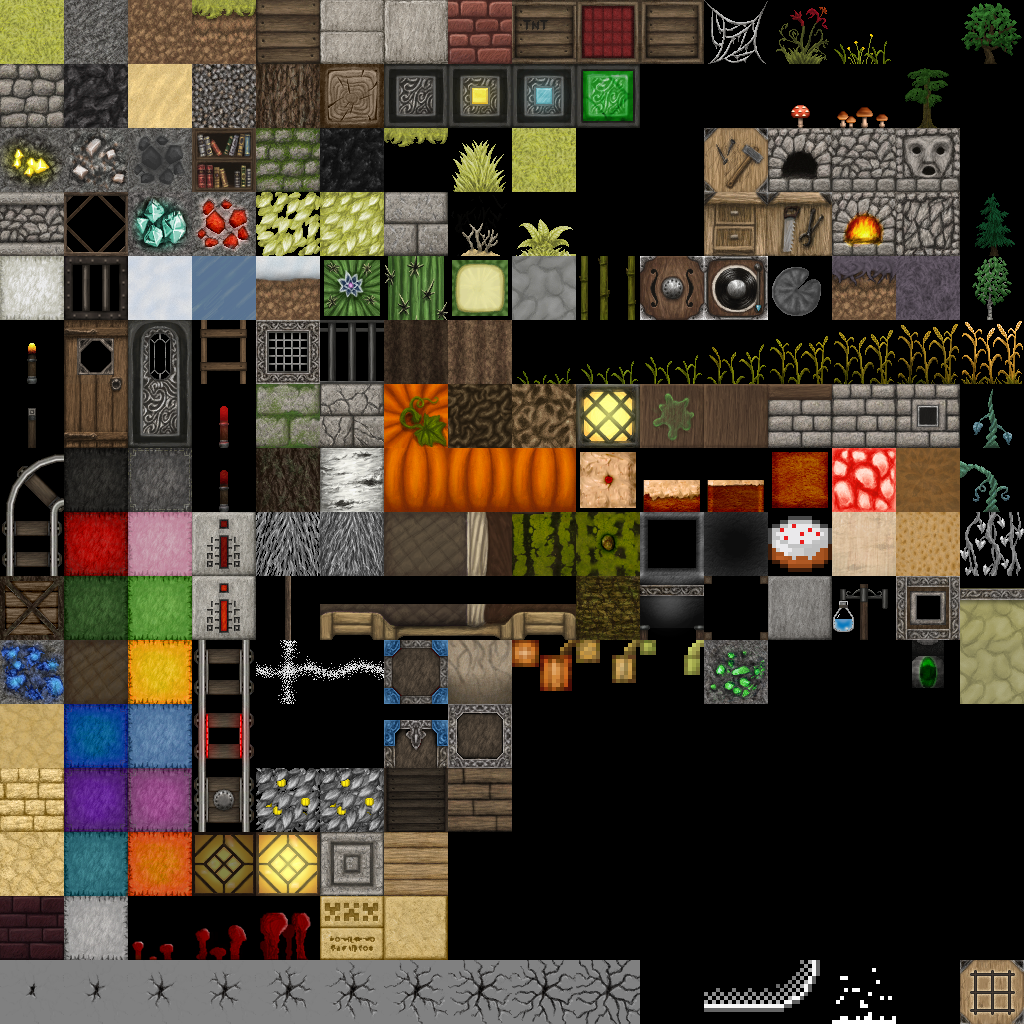
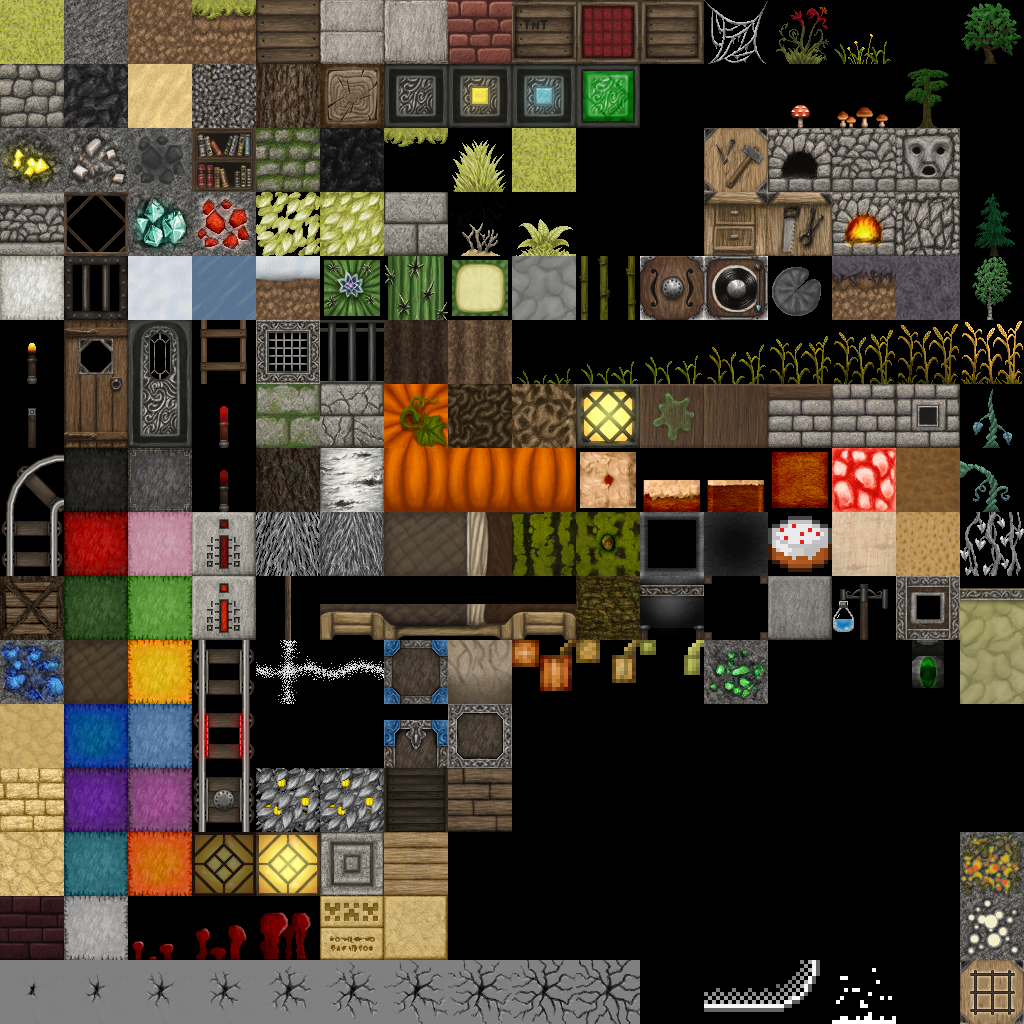
Two versions of the same layered image (1024x1024). Layer-by-layer changes:
added group "Сера" with 3 layers above "Селитра" over [960, 832, 1024, 896]
added layer "Слой 2 копия 2" (darken) in group "Сера" over [960, 833, 1022, 896]
added layer "Слой 2" (1st of 2, in "Сера") in group "Сера" over [960, 833, 1022, 896]
added layer "Слой 2 копия" (1st of 2, in "Сера") in group "Сера" over [960, 832, 1024, 896]
added group "Селитра" with 2 layers above "Группа 1" over [960, 896, 1024, 960]
added layer "Слой 2" (2nd of 2, in "Селитра") in group "Селитра" over [966, 899, 1019, 956]
added layer "Слой 2 копия" (2nd of 2, in "Селитра") in group "Селитра" over [960, 896, 1024, 960]
